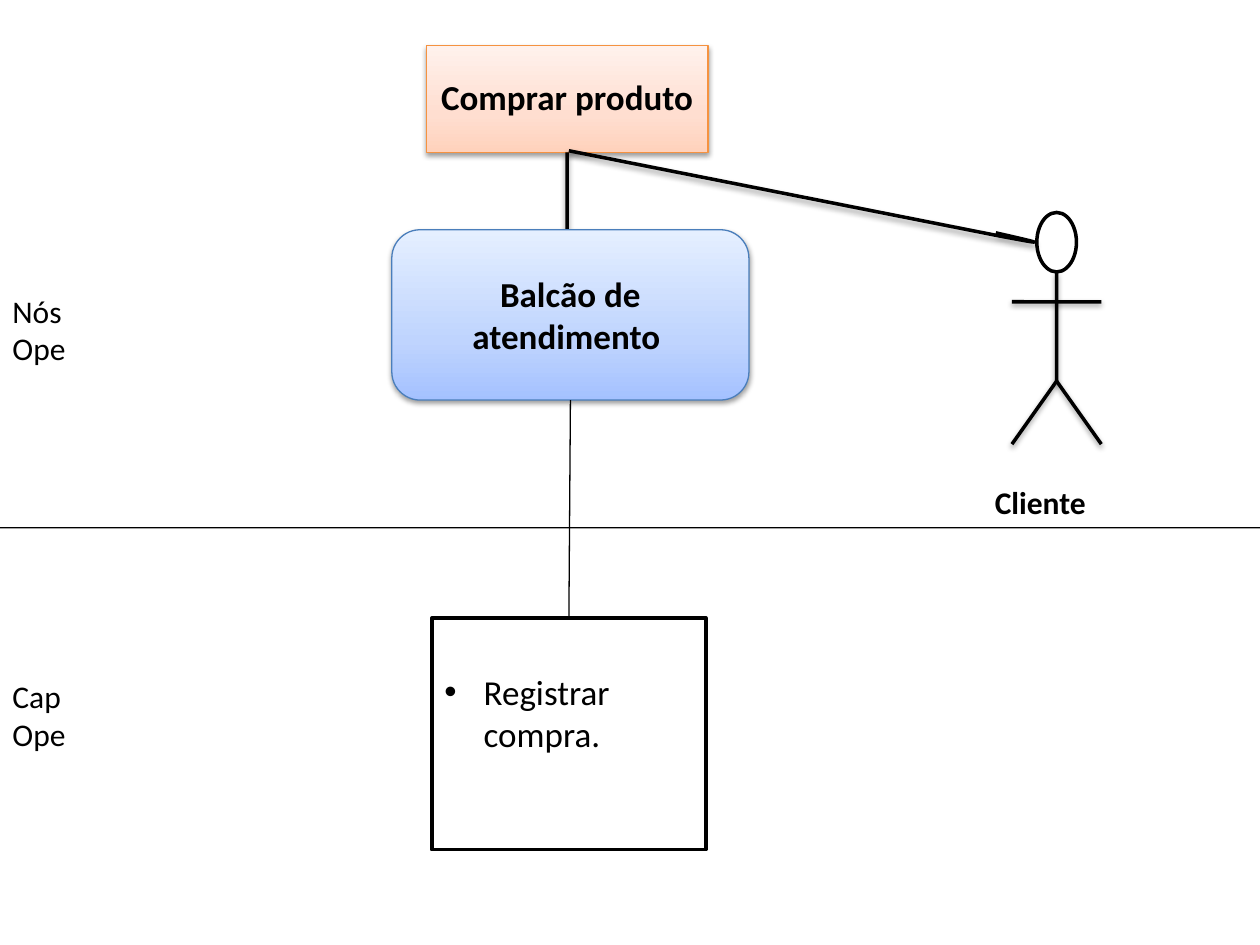
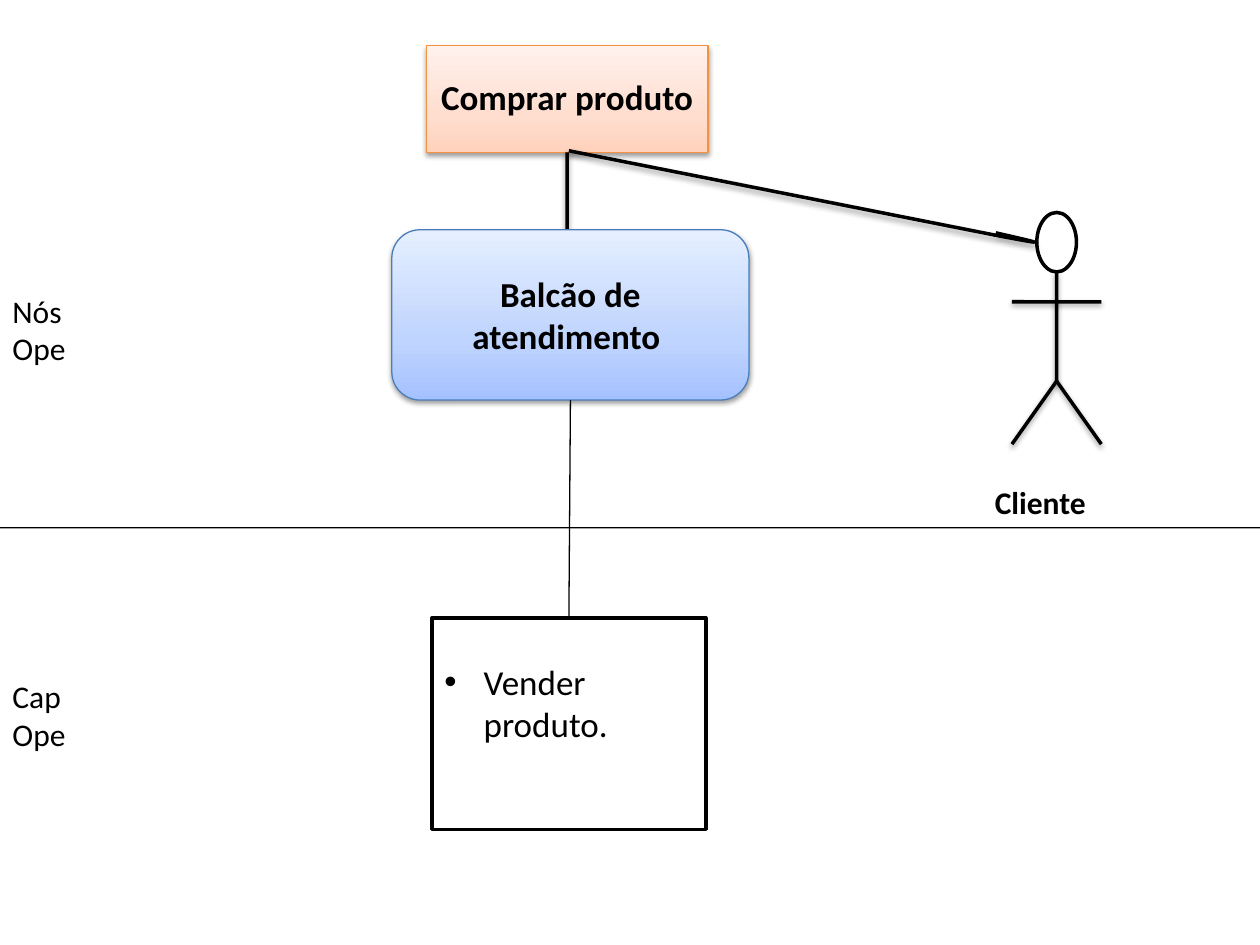
Before and after one commit to thiagobrunoalexandre/Oficina-de-Projeto-de-Empresa-1, a slide deck: slide 4 of Artefatos/15. Arquitetura de Negócio para cada Cenário.pptx. Drawn at 1260x945 pixels with LibreOffice and Linux fonts; fonts in the diff are those of the drawing. Boxes give left, top, right and bottom in pixels: in the first picture for what was removed or moved away, otherwise in the second. Text is boxed around its words. In the diff, an @@ line names an element or a change of style, - is before the commit and + after.

```diff
--- a/Artefatos/15. Arquitetura de Negócio para cada Cenário.pptx
+++ b/Artefatos/15. Arquitetura de Negócio para cada Cenário.pptx
@@ rectangle "Vender produto.": place and size @@
-rectangle "Vender produto." at bbox=[432, 617, 706, 849]
+rectangle "Vender produto." at bbox=[432, 617, 706, 829]
@@ text in rectangle at bbox=[484, 670, 608, 743]: text changed @@
-• Registrar compra.
+• Vender produto.
```
Also in this commit, not shown: 3 other slides changed.
